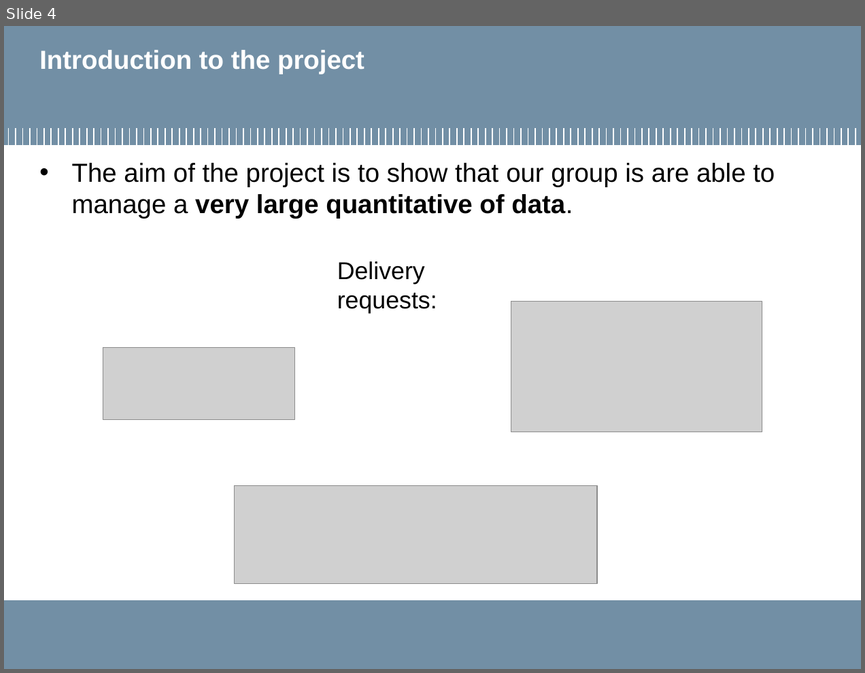
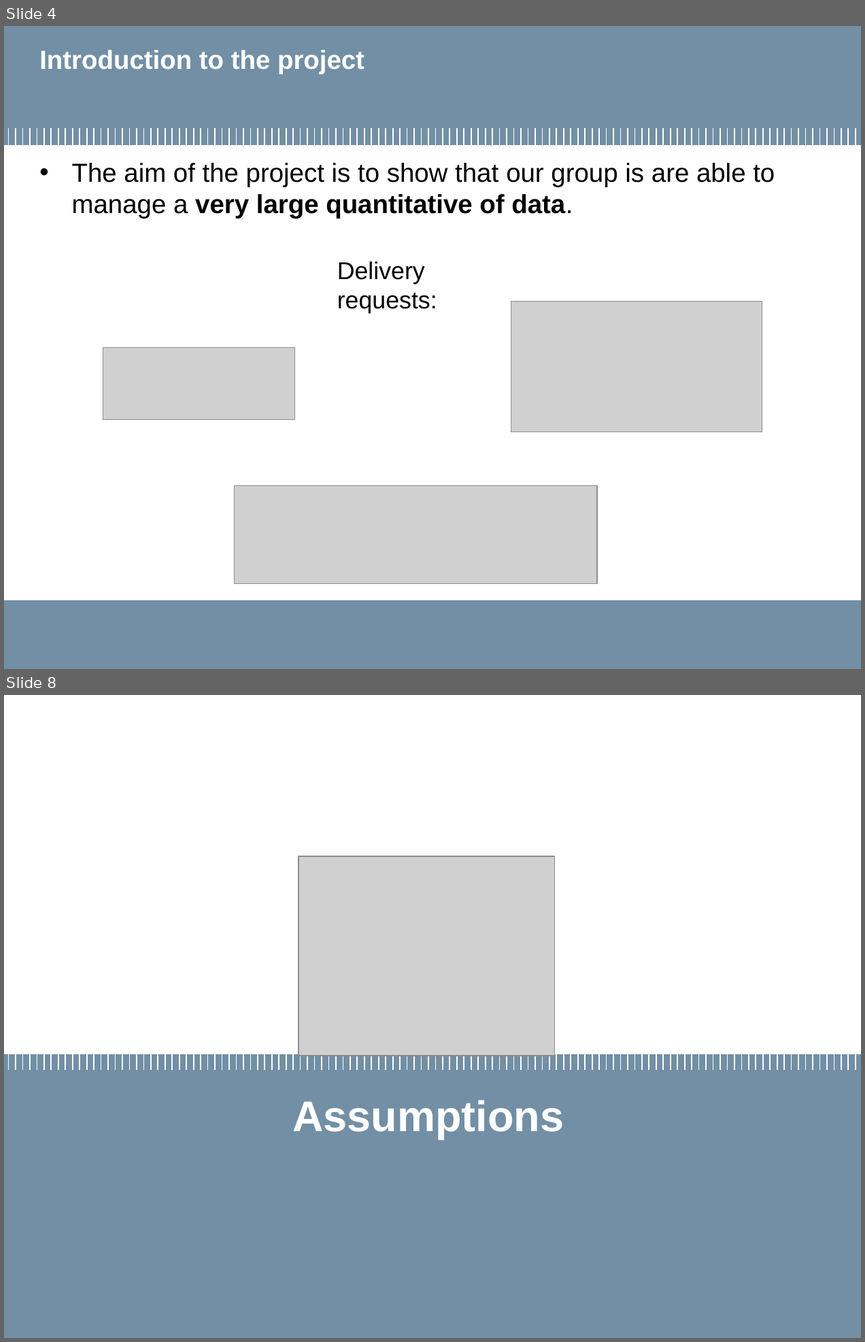
Before and after one commit to MarcoLucaPrevitera/BigData-Project, a slide deck: Presentation/FinalPresentation.pptx. Shown one above the other, each under a label of ours: slide 4 before the commit, slides 4 and 8 after it; the slides between them are not shown. The pictures are 865x673 and 865x1342 pixels, drawn with LibreOffice and Linux fonts; fonts in the diff are those of the drawing; grey boxes stand for pictures; background and template pictures are left out. Boxes give left, top, right and bottom in pixels: in the first picture for what was removed or moved away, otherwise in the second. Text is boxed around its words. In the diff, an @@ line names an element or a change of style, - is before the commit and + after.

```diff
--- a/Presentation/FinalPresentation.pptx
+++ b/Presentation/FinalPresentation.pptx
@@ slide 8 added at box(4, 695, 861, 1338), background #FFFFFF @@
@@ picture added at box(298, 856, 555, 1055) @@
@@ rectangle added at box(4, 1054, 861, 1338), fill #728FA5 @@
@@ group added at box(8, 1052, 855, 1070): 120 lines @@
@@ title added at box(292, 1100, 564, 1138), 36 pt, text #FFFFFF, bold @@
+Assumptions
```
Also in this commit, not shown: 12 slides changed, 1 other slide added, 1 other file.
